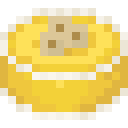
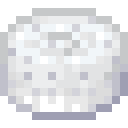
Layered file, before and after one edit (128 x 128). Changes by layer:
added layer "Pasted Layer #21" above "Pasted Layer #20" over (0, 8, 128, 120)
added layer "Pasted Layer #20" above "Pasted Layer #19" over (0, 8, 128, 120)
added layer "Pasted Layer #19" above "Pasted Layer #18" over (0, 8, 128, 120)
added layer "Pasted Layer #18" above "Pasted Layer #17" over (0, 8, 128, 120)
added layer "Pasted Layer #17" above "Pasted Layer #16" over (0, 8, 128, 120)
added layer "Pasted Layer #16" above "Pasted Layer #15" over (0, 8, 128, 120)
added layer "Pasted Layer #15" above "Pasted Layer #14" over (0, 8, 128, 120)
added layer "Pasted Layer #14" above "Pasted Layer #13" over (0, 8, 128, 120)
added layer "Pasted Layer #13" above "green_velvet_cake" over (0, 8, 128, 120)
added layer "green_velvet_cake" above "black velvet cake" over (0, 8, 128, 120)
added layer "black velvet cake" above "brown velvt cake" over (0, 8, 128, 120)
added layer "purple vlvet cake" above "banana cake" over (0, 8, 128, 120)
hid group "banana cake" (29 layers) over (0, 8, 128, 120)
